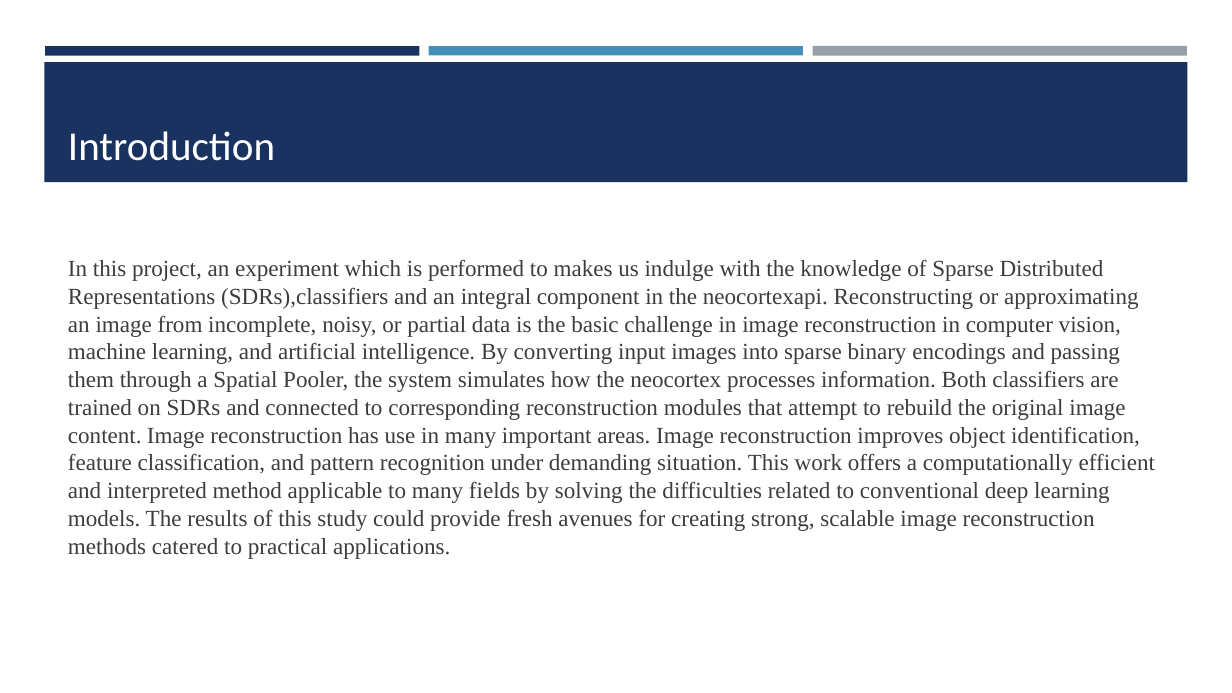
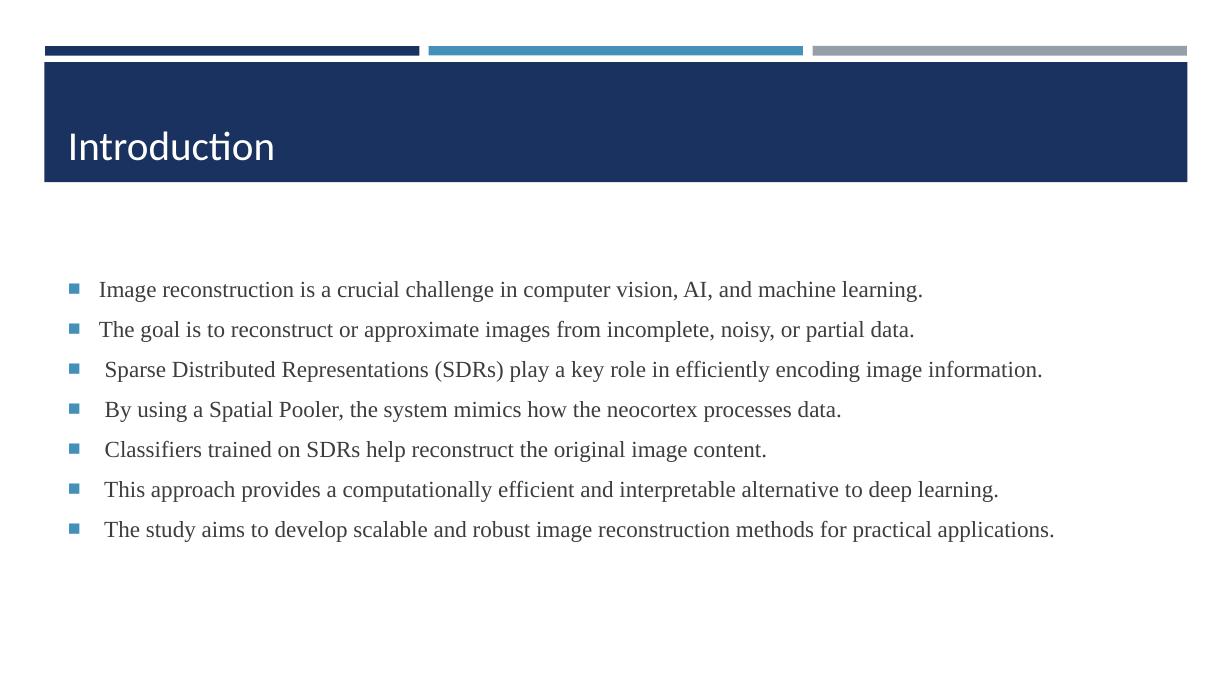
Before and after one commit to Abwahab55/neocortexapi-AppHorozon, a slide deck: slide 3 of source/Samples/Documentation/PPT_ML 2425-01 Investigate Image Reconstruction by Using Classifiers.pptx. Drawn at 1232x693 pixels with LibreOffice and Linux fonts; fonts in the diff are those of the drawing. Boxes give left, top, right and bottom in pixels: in the first picture for what was removed or moved away, otherwise in the second. Text is boxed around its words. In the diff, an @@ line names an element or a change of style, - is before the commit and + after.

```diff
--- a/source/Samples/Documentation/PPT_ML 2425-01 Investigate Image Reconstruction by Using Classifiers.pptx
+++ b/source/Samples/Documentation/PPT_ML 2425-01 Investigate Image Reconstruction by Using Classifiers.pptx
@@ text at (x1=99, y1=281, x2=1055, y2=542): text changed @@
-In this project, an experiment which is performed to makes us indulge with the knowledge of Sparse Distributed Representations (SDRs),classifiers and an integral component in the neocortexapi. Reconstructing or approximating an image from incomplete, noisy, or partial data is the basic challenge in image reconstruction in computer vision, machine learning, and artificial intelligence. By converting input images into sparse binary encodings and passing them through a Spatial Pooler, the system simulates how the neocortex processes information. Both classifiers are trained on SDRs and connected to corresponding reconstruction modules that attempt to rebuild the original image content. Image reconstruction has use in many important areas. Image reconstruction improves object identification, feature classification, and pattern recognition under demanding situation. This work offers a computationally efficient and interpreted method applicable to many fields by solving the difficulties related to conventional deep learning models. The results of this study could provide fresh avenues for creating strong, scalable image reconstruction methods catered to practical applications.
+■ Image reconstruction is a crucial challenge in computer vision, AI, and machine learning.
+■ The goal is to reconstruct or approximate images from incomplete, noisy, or partial data.
+■ Sparse Distributed Representations (SDRs) play a key role in efficiently encoding image information.
+■ By using a Spatial Pooler, the system mimics how the neocortex processes data.
+■ Classifiers trained on SDRs help reconstruct the original image content.
+■ This approach provides a computationally efficient and interpretable alternative to deep learning.
+■ The study aims to develop scalable and robust image reconstruction methods for practical applications.
```
Also in this commit, not shown: 2 other slides changed, 1 other file.
